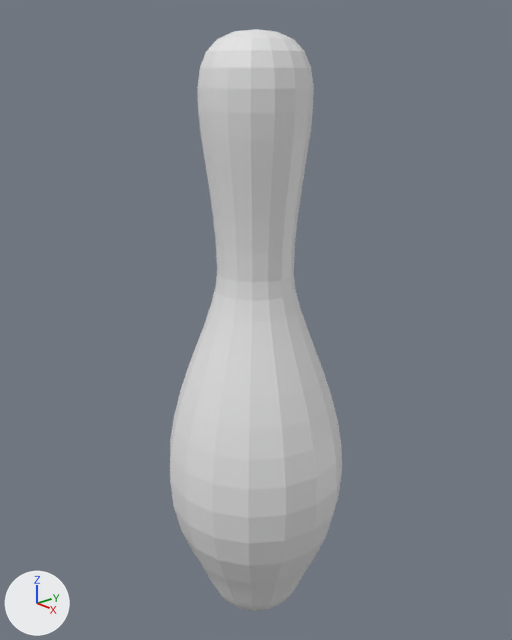
A saved change to the Blender file bowling-pin/bowling-pin-low-poly.blend.
Both versions are drawn from a 50 mm lens placed at (3.21, -2.78, 3.58), pointed at (-0.04, 0.04, 2.08). The lights are fixed; the arrows at lower left show +X, +Y and +Z.

Objects in the first picture: 'Pin'.
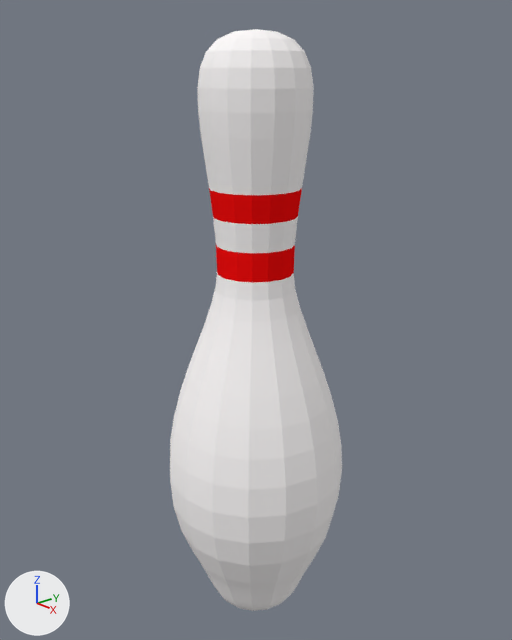
Commit message: material is added

Where the change shows, as pixel boxes (x1, y1, x2, y2) in the pictures (512 x 640 px):
part 1 of me_mesh_001, recoloured: (170, 29, 342, 611) in both
part 2 of me_mesh_001, recoloured (white to red): (209, 189, 302, 283) in both

Patch to the scene script:
```diff
--- a/bowling-pin/bowling-pin-low-poly.blend.py
+++ b/bowling-pin/bowling-pin-low-poly.blend.py
@@ mat_stripe @@
+mat_stripe = diffuse_material('Stripe')
+mat_stripe.base_color = (0.973, 0.00518, 0.00518)  # red #fc1010
@@ mat_pin @@
+mat_pin = diffuse_material('Pin')
+mat_pin.base_color = (1.0, 0.973, 0.973)  # white #fffcfc
@@ me_mesh_001 @@
 me_mesh_001.from_pydata(...)  # 562 vertices, 576 faces; spans x -0.59..0.59, y 0.01..3.81, z -0.59..0.59
 # used by ob_pin; location = (0.0, 0.0, 0.0); rotation_euler = (1.571, 0.0, 0.0), in degrees (90, 0, 0)
+# me_mesh_001 part 1: 544 of the faces centred in x -0.56..0.56, y 0.01..3.8, z -0.56..0.56 switch from no material to mat_pin (white #fffcfc)
+# me_mesh_001 part 2: 32 of the faces centred in x -0.26..0.26, y 2.51..2.85, z -0.26..0.26 switch from no material to mat_stripe (red #fc1010)
```
